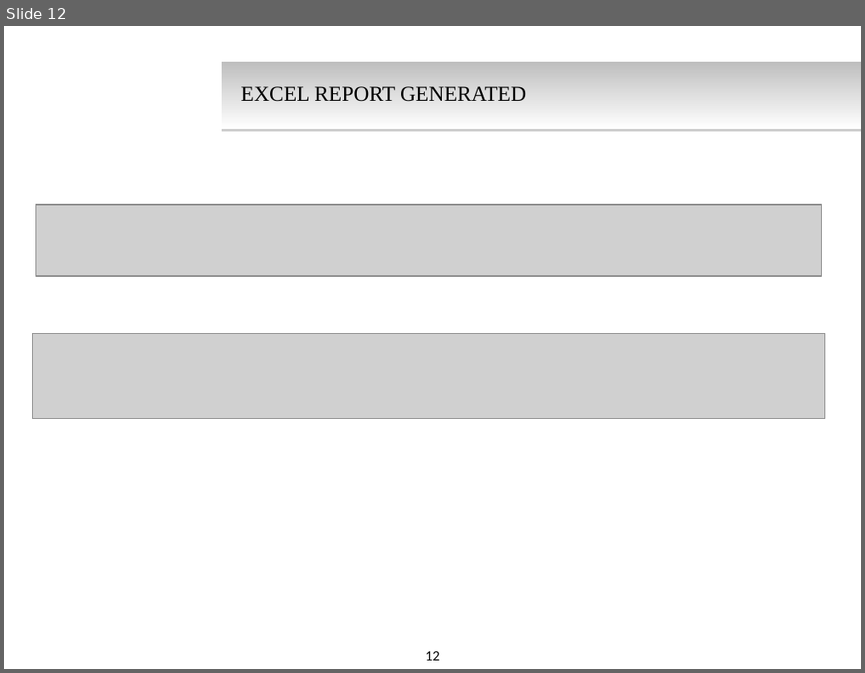
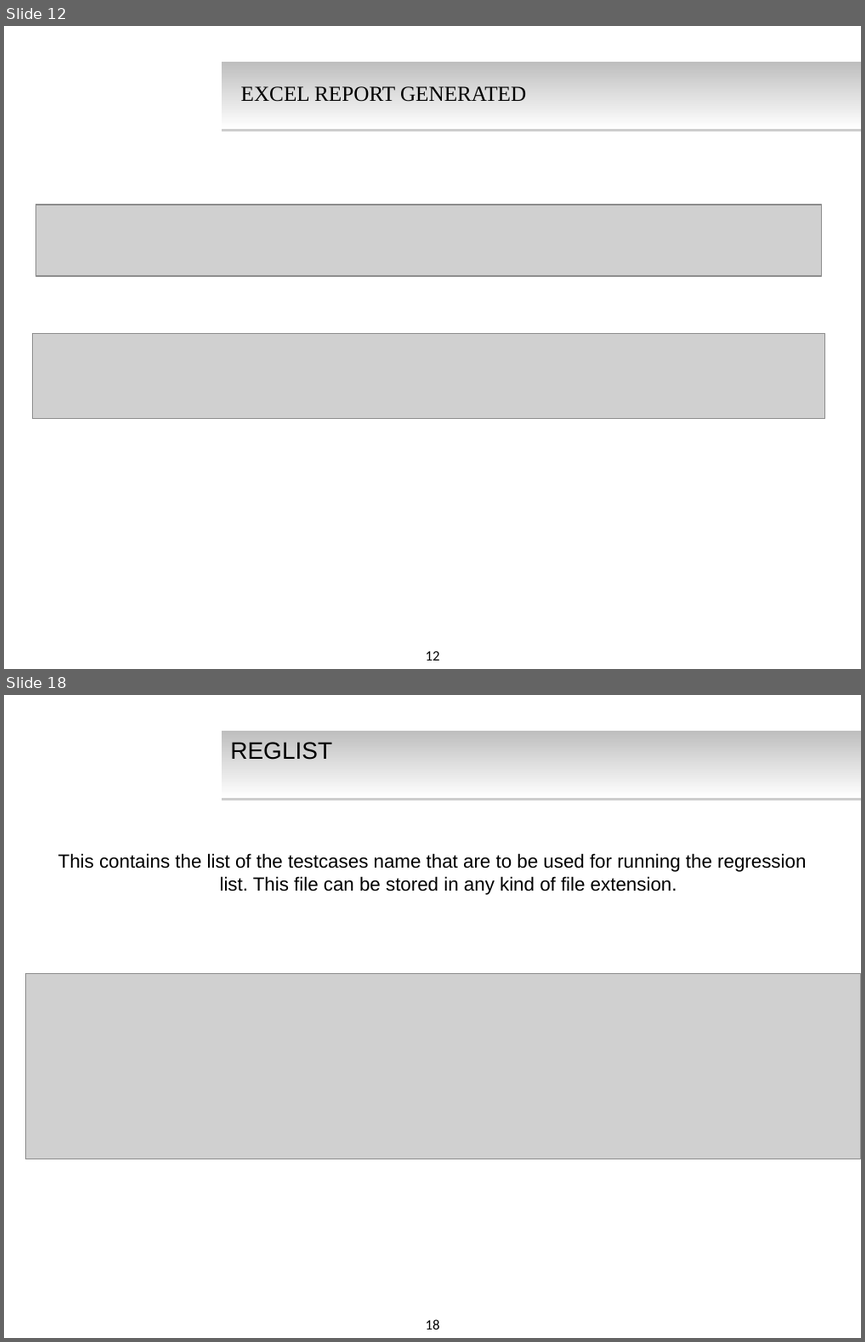
Before and after one commit to keshav009/test-repo, a slide deck: Presentation_final.pptx. Shown one above the other, each under a label of ours: slide 12 before the commit, slides 12 and 18 after it; the slides between them are not shown. The pictures are 865x673 and 865x1342 pixels, drawn with LibreOffice and Linux fonts; fonts in the diff are those of the drawing; grey boxes stand for pictures; background and template pictures are left out. Boxes give left, top, right and bottom in pixels: in the first picture for what was removed or moved away, otherwise in the second. Text is boxed around its words. In the diff, an @@ line names an element or a change of style, - is before the commit and + after.

```diff
--- a/Presentation_final.pptx
+++ b/Presentation_final.pptx
@@ slide 18 added at (4,695,861,1338), background #FFFFFF; not listed: 2 template elements that a slide beside it also shows @@
@@ title added at (230,742,332,760), 20 pt, text #000000 @@
+REGLIST
@@ text added at (58,853,806,895), 16 pt, text #000000 @@
+This contains the list of the testcases name that are to be used for running the regression list. This file can be stored in any kind of file extension.
@@ picture added at (25,974,861,1159) @@
```
Also in this commit, not shown: 3 slides changed, 6 other slides added, 1 slide removed.
